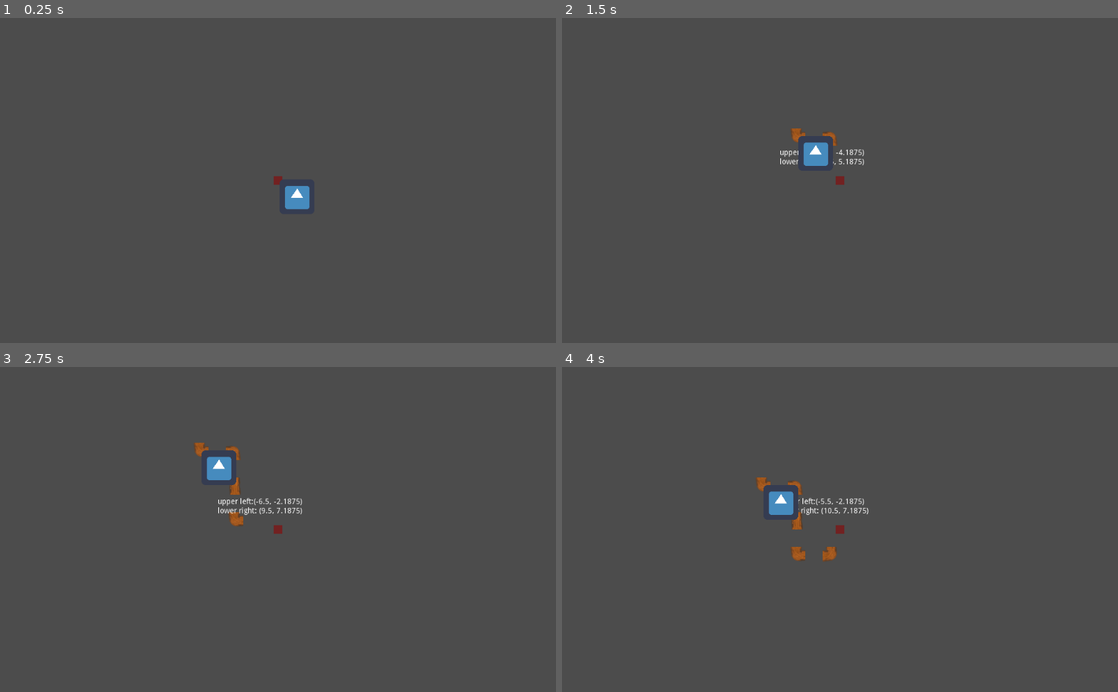
Above: before the commit, frames 1-4 (two rows, left to right).
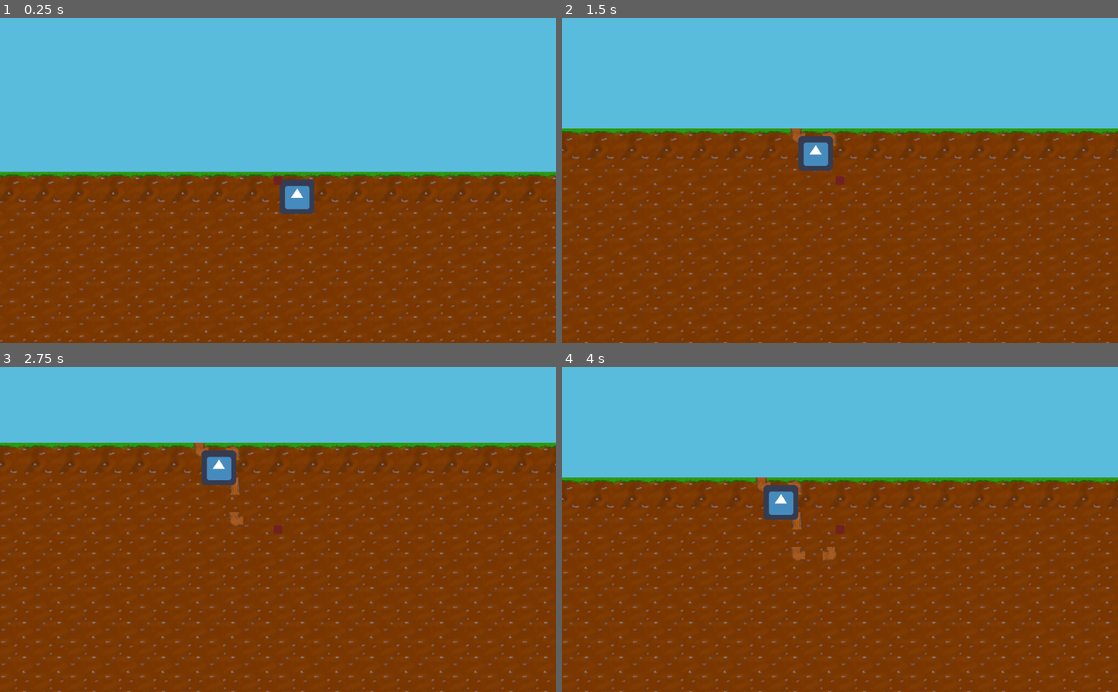
Above: after the commit, the same moments.

Repository: Sushperson/Tree-Simulator-2023
Game: Godot game, scene res://Scenes/World.tscn
The game is run twice, just before and just after one commit, with the same random seed, the same clock (stepped at 60 frames per second) and the same inputs. The engine's default icon, where the game draws it, is replaced by a stand-in: a white triangle on a blue panel in a dark square.
Inputs:
- Up to frame 1 (0.25 s): no input
- Up to frame 2 (1.5 s): tap Enter at 0.5 s; hold D (right) 0.53-1.28 s; tap Space at 1.25 s; hold S (down) from 1.28 s (still down)
- Up to frame 3 (2.75 s): tap Enter at 2 s; release S (down) at 2.03 s; hold D (right) from 2.03 s (still down)
- Up to frame 4 (4 s): release D (right) at 2.78 s; hold W (up) 2.78-3.53 s; hold A (left) from 3.53 s (still down)

The runs differ from the first frame. In frame 1, 99% of the frame differs, in the area x 0-100%, y 0-100%; in frame 2, 99%; in frame 3, 99%; in frame 4, 99%.

Commit message:
Background now gets generated

Diff:
--- a/Tree_sim/Scenes/World.tscn
+++ b/Tree_sim/Scenes/World.tscn
@@ -236,6 +236,7 @@
 
 [node name="Sprite" type="Sprite" parent="."]
 position = Vector2( 51, 46 )
+z_index = -1
 texture = ExtResource( 3 )
 
 [node name="RootGrid" type="TileMap" parent="."]
@@ -248,6 +249,7 @@
 [node name="Tick_clock" type="Timer" parent="."]
 
 [node name="BG_Grid" type="TileMap" parent="."]
+z_index = -6
 tile_set = SubResource( 2 )
 format = 1
 script = ExtResource( 12 )
--- a/Tree_sim/Scripts/BG_Grid.gd
+++ b/Tree_sim/Scripts/BG_Grid.gd
@@ -1,4 +1,20 @@
 extends TileMap
 
+# generate background tiles for each coordinate in the given rectangle,
+# if there isn't already a tile at a given coordinate
+func generate_tiles(vis_rect):
+	for x in range(vis_rect.position.x, vis_rect.end.x+1):
+		for y in range(vis_rect.position.y, vis_rect.end.y+1):
+			generate_tile(x,y)
+
+# generate a single background tile at the given coordinates
 func generate_tile(x, y):
-	pass #if(x == 0):
+	if(get_cell(x, y) == -1):
+		var tile = -1
+		if(y < 0):
+			tile = 5
+		elif(y == 0):
+			tile = 1
+		elif(y > 0):
+			tile = 0
+		set_cell(x, y, tile)
--- a/Tree_sim/Scripts/World.gd
+++ b/Tree_sim/Scripts/World.gd
@@ -14,6 +14,7 @@
 	get_node("RootGrid").cell_size.y = tile_size
 	get_node("BG_Grid").cell_size.x = tile_size
 	get_node("BG_Grid").cell_size.y = tile_size
+	get_node("BG_Grid").generate_tiles(get_visible_rect())
 	get_node("Tick_clock").connect("timeout", self, "tick")
 	get_node("Tick_clock").start(tick_length)
 
@@ -29,17 +30,19 @@
 	player.move()
 	player.position = Vector2(player.pos_x * tile_size + tile_size/2, player.pos_y * tile_size + tile_size/2)
 	set_player_tile()
+	get_node("BG_Grid").generate_tiles(get_visible_rect())
 
-	print(get_node("Camera2D").position)
-	get_node("Camera2D/Label").set_text("upper left:" + str(get_visible_rect().position) + "\n" + "lower right: " + str(get_visible_rect().end))
 
+# Set a root-tile to the tile that was just left by the player
 func set_player_tile():
 	var player = get_node("Player")
 	var tilemap = get_node("RootGrid")
 	tilemap.set_cell(player.get_last_x(), player.get_last_y(), player.last_tile)
 
 
-
+# Get a rectangle that describes the currently visible part of the map in
+# grid coordinates
 func get_visible_rect():
 	var camera = get_node("Camera2D")
-	return Rect2((camera.position - (get_viewport_rect().size / 2 * camera.zoom)) / tile_size , get_viewport_rect().size * camera.zoom / tile_size)
+	return Rect2(((camera.position - (get_viewport_rect().size / 2 * camera.zoom)) / tile_size).floor() - Vector2(1, 1),\
+				 (get_viewport_rect().size * camera.zoom / tile_size).ceil() + Vector2(2,2))
